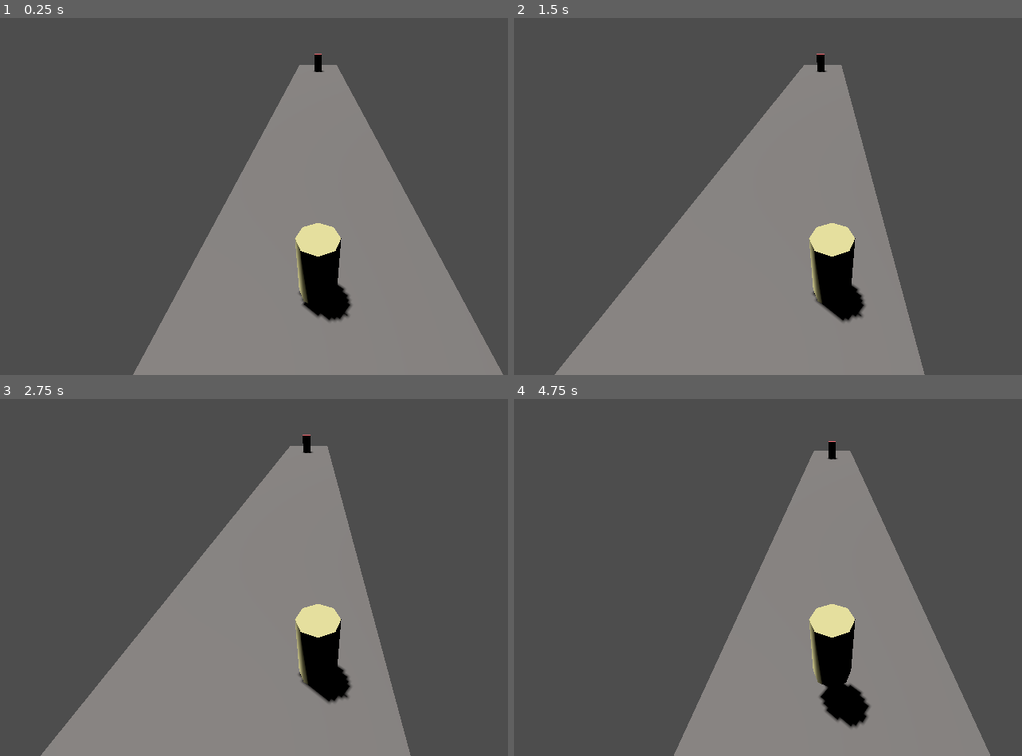
Above: before the commit, frames 1-4 (two rows, left to right).
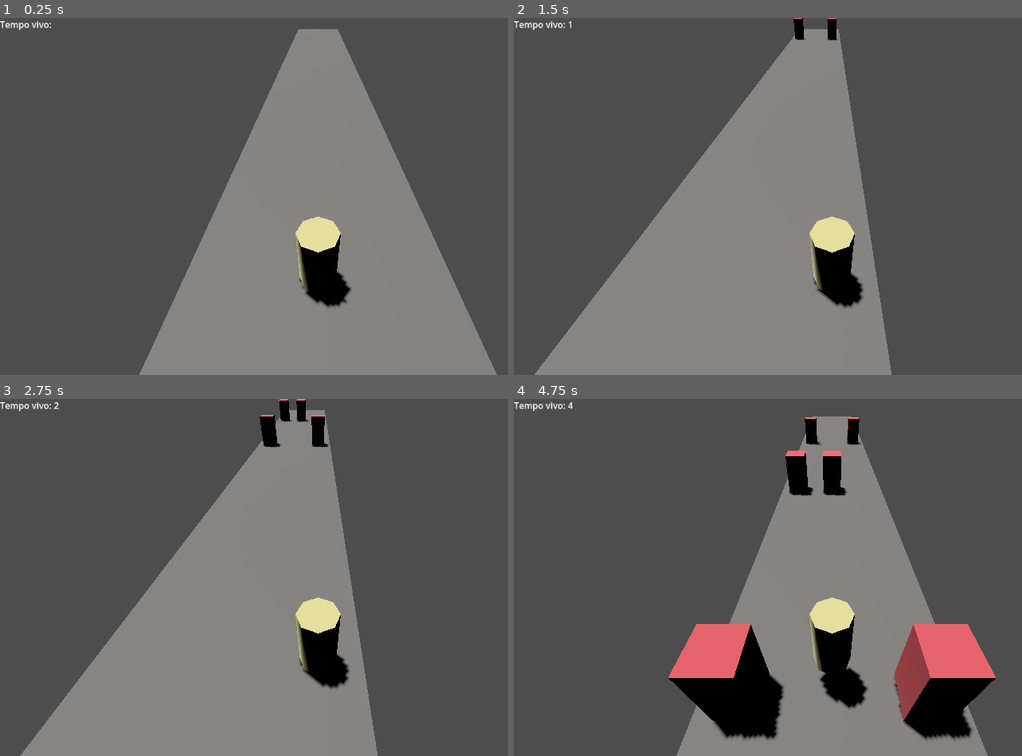
Above: after the commit, the same moments.

Repository: danielh-oliveira/godot_projetos_iniciais
Game: Godot game, scene res://cena/main.tscn
The game is run twice, just before and just after one commit, with the same random seed, the same clock (stepped at 60 frames per second) and the same inputs. Before the commit the project has no main scene; this scene is started directly in both runs.
Inputs:
- Up to frame 1 (0.25 s): no input
- Up to frame 2 (1.5 s): tap Enter (ui_accept) at 0.5, 0.77 s; hold Right (ui_right) 0.53-1.28 s; hold Down (ui_down) from 1.28 s (still down)
- Up to frame 3 (2.75 s): tap Enter (ui_accept) at 1.52 s; release Down (ui_down) at 2.03 s; hold Right (ui_right) from 2.03 s (still down)
- Up to frame 4 (4.75 s): release Right (ui_right) at 2.78 s; hold Up (ui_up) 2.78-3.53 s; tap Enter (ui_accept) at 3.02, 3.77, 4.52 s; hold Left (ui_left) from 3.53 s (still down)

The runs differ from the first frame. In frame 1, 4.7% of the frame differs, in the area x 0-100%, y 0-100%; in frame 2, 9.4%; in frame 3, 9.6%; in frame 4, 15%, in the area x 0-95%, y 0-100%.

Commit message:
falta add moedas
Bug ao encostar no obstáculo baixo

Diff:
--- a/gpt_projeto_2/cena/main.tscn
+++ b/gpt_projeto_2/cena/main.tscn
@@ -1,9 +1,14 @@
-[gd_scene load_steps=3 format=3 uid="uid://buko3u36icg3k"]
+[gd_scene load_steps=7 format=3 uid="uid://buko3u36icg3k"]
 
 [ext_resource type="PackedScene" uid="uid://bxhf63r8m5tpk" path="res://cena/player.tscn" id="1_8xtic"]
+[ext_resource type="Script" uid="uid://csvou5qn3o4a3" path="res://script/main.gd" id="1_mk8v6"]
 [ext_resource type="PackedScene" uid="uid://bmsfet3yqo3p5" path="res://cena/obstaculo.tscn" id="2_3tt73"]
+[ext_resource type="Script" uid="uid://2hsg5mvdukq7" path="res://script/obstaculo_gerente.gd" id="2_7ije6"]
+[ext_resource type="PackedScene" uid="uid://dddw8hq6ru0tp" path="res://cena/obstaculo_baixo.tscn" id="4_y3eto"]
+[ext_resource type="Script" uid="uid://dixd31l4aowuk" path="res://script/tela_gerente.gd" id="5_mk8v6"]
 
 [node name="CenaGerente" type="Node3D"]
+script = ExtResource("1_mk8v6")
 
 [node name="DirectionalLight3D" type="DirectionalLight3D" parent="."]
 transform = Transform3D(-0.623879, 0.759286, -0.185094, 0, 0.236838, 0.971549, 0.781521, 0.60613, -0.147758, 0, 7.5381, 0)
@@ -15,16 +20,41 @@
 [node name="Cenario" type="Node3D" parent="."]
 
 [node name="CSGBox3D" type="CSGBox3D" parent="Cenario"]
-transform = Transform3D(1, 0, 0, 0, 1, 0, 0, 0, 1, 0, 0.275431, -15.653)
+transform = Transform3D(1, 0, 0, 0, 1, 0, 0, 0, 1, 0, -0.283902, -15.653)
 use_collision = true
 size = Vector3(6, 0.5, 50)
 
 [node name="Player" type="Node3D" parent="."]
 
 [node name="CharacterBody3D" parent="Player" instance=ExtResource("1_8xtic")]
-transform = Transform3D(1, 0, 0, 0, 1, 0, 0, 0, 1, 0, 0.59716, 0)
+transform = Transform3D(1, 0, 0, 0, 1, 0, 0, 0, 1, 0, 0.0378265, 0)
 
 [node name="ObstaculoGerente" type="Node3D" parent="."]
+script = ExtResource("2_7ije6")
+Obstaculos = Array[PackedScene]([ExtResource("2_3tt73"), ExtResource("4_y3eto"), ExtResource("2_3tt73")])
 
-[node name="Obstaculo" parent="ObstaculoGerente" instance=ExtResource("2_3tt73")]
-transform = Transform3D(1, 0, 0, 0, 1, 0, 0, 0, 1, 0, 0.539172, -33.0068)
+[node name="spawnObstaculo" type="Timer" parent="ObstaculoGerente"]
+wait_time = 1.2
+autostart = true
+
+[node name="tempoVivo" type="Timer" parent="."]
+autostart = true
+
+[node name="TelaGerente" type="Control" parent="."]
+layout_mode = 3
+anchors_preset = 15
+anchor_right = 1.0
+anchor_bottom = 1.0
+grow_horizontal = 2
+grow_vertical = 2
+script = ExtResource("5_mk8v6")
+
+[node name="TempoVivo" type="Label" parent="TelaGerente"]
+layout_mode = 1
+offset_right = 132.0
+offset_bottom = 44.0
+text = "Tempo vivo: "
+
+[connection signal="aumentou_tempo_vivo" from="." to="TelaGerente" method="_on_cena_gerente_aumentou_tempo_vivo"]
+[connection signal="timeout" from="ObstaculoGerente/spawnObstaculo" to="ObstaculoGerente" method="_on_spawn_obstaculo_timeout"]
+[connection signal="timeout" from="tempoVivo" to="." method="_on_tempo_vivo_timeout"]
--- /dev/null
+++ b/gpt_projeto_2/cena/obstaculo_baixo.tscn
@@ -0,0 +1,22 @@
+[gd_scene load_steps=4 format=3 uid="uid://dddw8hq6ru0tp"]
+
+[ext_resource type="Script" uid="uid://blswbt7m06qb6" path="res://script/obstaculo.gd" id="1_1ahjt"]
+
+[sub_resource type="StandardMaterial3D" id="StandardMaterial3D_bwjy8"]
+albedo_color = Color(0.999999, 0.43882, 0.481606, 1)
+
+[sub_resource type="BoxShape3D" id="BoxShape3D_fdgta"]
+size = Vector3(6.10266, 0.497192, 1)
+
+[node name="Obstaculo" type="StaticBody3D"]
+script = ExtResource("1_1ahjt")
+tipo_do_objeto = 1
+
+[node name="CSGBox3D" type="CSGBox3D" parent="."]
+transform = Transform3D(1, 0, 0, 0, 1, 0, 0, 0, 1, 0.00012207, 0.196565, 0)
+size = Vector3(6.00073, 0.299805, 1)
+material = SubResource("StandardMaterial3D_bwjy8")
+
+[node name="CollisionShape3D" type="CollisionShape3D" parent="."]
+transform = Transform3D(1, 0, 0, 0, 1, 0, 0, 0, 1, 0.00445557, 0.320458, 0)
+shape = SubResource("BoxShape3D_fdgta")
--- a/gpt_projeto_2/cena/player.tscn
+++ b/gpt_projeto_2/cena/player.tscn
@@ -23,4 +23,4 @@
 shape = SubResource("CapsuleShape3D_c44ox")
 
 [node name="Camera3D" type="Camera3D" parent="."]
-transform = Transform3D(1, 0, 0, 0, 0.813801, 0.581143, 0, -0.581143, 0.813801, 0, 4.47419, 2.85896)
+transform = Transform3D(1, 0, 0, 0, 0.742339, 0.670025, 0, -0.670025, 0.742339, 0, 4.76819, 2.60983)
--- a/gpt_projeto_2/project.godot
+++ b/gpt_projeto_2/project.godot
@@ -11,6 +11,7 @@
 [application]
 
 config/name="gpt_projeto_2"
+run/main_scene="uid://buko3u36icg3k"
 config/features=PackedStringArray("4.4", "Mobile")
 config/icon="res://icon.svg"
 
@@ -18,6 +19,10 @@
 
 pointing/emulate_touch_from_mouse=true
 
+[physics]
+
+3d/default_gravity=12.0
+
 [rendering]
 
 renderer/rendering_method="mobile"
--- /dev/null
+++ b/gpt_projeto_2/script/main.gd
@@ -0,0 +1,17 @@
+extends Node3D
+
+var tempo_vivo := 0
+signal  aumentou_tempo_vivo(tempo : int)
+# Called when the node enters the scene tree for the first time.
+func _ready() -> void:
+	pass # Replace with function body.
+
+
+# Called every frame. 'delta' is the elapsed time since the previous frame.
+func _process(delta: float) -> void:
+	pass
+
+
+func _on_tempo_vivo_timeout() -> void:
+	tempo_vivo += 1
+	aumentou_tempo_vivo.emit(tempo_vivo)
--- a/gpt_projeto_2/script/obstaculo.gd
+++ b/gpt_projeto_2/script/obstaculo.gd
@@ -1,12 +1,20 @@
 extends StaticBody3D
 
-const SPEED = 5.0
-const JUMP_VELOCITY = 4.5
+class_name Obstaculo
 
-# Called when the node enters the scene tree for the first time.
-func _ready() -> void:
-	pass # Replace with function body.
+enum tipo {NORMAL, BAIXO}
+@export var tipo_do_objeto : tipo = tipo.NORMAL
 
+const SPEED = 10.0
+
+## Called when the node enters the scene tree for the first time.
+#func _ready() -> void:
+	#pass # Replace with function body.
+
+func _process(delta: float) -> void:
+	if position.z > 10:
+		queue_free()
 
 func _physics_process(delta: float) -> void:
+	position.z += SPEED * delta
 	pass
--- /dev/null
+++ b/gpt_projeto_2/script/obstaculo_gerente.gd
@@ -0,0 +1,33 @@
+extends Node3D
+
+const distancia_spawn := -35.0
+@export var Obstaculos : Array[PackedScene] = []
+const posicoes_linha := [2.0, 0.0, -2.0]
+
+## Called when the node enters the scene tree for the first time.
+#func _ready() -> void:
+	#pass # Replace with function body.
+#
+#
+## Called every frame. 'delta' is the elapsed time since the previous frame.
+#func _process(delta: float) -> void:
+	#pass
+
+
+func _on_spawn_obstaculo_timeout() -> void:
+	randomize()
+	var obstaculo = Obstaculos[randi() % Obstaculos.size()]
+	var helperObjtaculo = obstaculo.instantiate();
+	if helperObjtaculo.tipo_do_objeto == Obstaculo.tipo.BAIXO:
+		var obstaculo_instanciado = obstaculo.instantiate()
+		add_child(obstaculo_instanciado)
+		obstaculo_instanciado.position = Vector3(0 , 0, distancia_spawn)
+	else:
+		var linha_livre = randi() % 3
+		for i in range(3):
+			if i != linha_livre:
+				var obstaculo_instanciado = obstaculo.instantiate()
+				add_child(obstaculo_instanciado)
+				obstaculo_instanciado.position = Vector3(posicoes_linha[i] , 0, distancia_spawn)
+
+	#helperObjtaculo.queue_free()
--- a/gpt_projeto_2/script/player.gd
+++ b/gpt_projeto_2/script/player.gd
@@ -1,14 +1,16 @@
 extends CharacterBody3D
 
 
-const SPEED = 5.0
+const SPEED := 8.0
 const JUMP_VELOCITY = 4.5
 
-enum linhas {ESQUERDA, MEIO, DIREITA}
+enum linha {ESQUERDA = -2, MEIO = 0, DIREITA = 2}
 
-var linha_atual = linhas.MEIO
+var linha_atual = linha.MEIO
+var linha_desejada := 0.0
 
 func _physics_process(delta: float) -> void:
+	print(position.z) #quando toco no obstaculo baixo e pulo o player começa a ficar com a posição z negativa
 	# Add the gravity.
 	if not is_on_floor():
 		velocity += get_gravity() * delta
@@ -17,27 +19,17 @@
 	if Input.is_action_just_pressed("ui_accept") and is_on_floor():
 		velocity.y = JUMP_VELOCITY
 
+	linha_atual = position.x
+
 	if Input.is_action_just_pressed("ui_left"):
-		if position.x > -1.5:
-			position.x -= 1.5
-			pass
+		if linha_desejada != linha.ESQUERDA:
+			linha_desejada -= 2.0;
 
 	if Input.is_action_just_pressed("ui_right"):
-		if position.x < 1.5:
-			position.x += 1.5
-			pass
+		if linha_desejada != linha.DIREITA:
+			linha_desejada += 2.0;
+
+	position.x = lerp(position.x, linha_desejada, SPEED * delta)
 
 
-
-	## Get the input direction and handle the movement/deceleration.
-	## As good practice, you should replace UI actions with custom gameplay actions.
-	#var input_dir := Input.get_vector("ui_left", "ui_right", "ui_up", "ui_down")
-	#var direction := (transform.basis * Vector3(input_dir.x, 0, input_dir.y)).normalized()
-	#if direction:
-		#velocity.x = direction.x * SPEED
-		#velocity.z = direction.z * SPEED
-	#else:
-		#velocity.x = move_toward(velocity.x, 0, SPEED)
-		#velocity.z = move_toward(velocity.z, 0, SPEED)
-
 	move_and_slide()
--- /dev/null
+++ b/gpt_projeto_2/script/tela_gerente.gd
@@ -0,0 +1,17 @@
+extends Control
+
+@onready var tempo_vivo: Label = $TempoVivo
+
+# Called when the node enters the scene tree for the first time.
+func _ready() -> void:
+	pass # Replace with function body.
+
+
+# Called every frame. 'delta' is the elapsed time since the previous frame.
+func _process(delta: float) -> void:
+	pass
+
+
+func _on_cena_gerente_aumentou_tempo_vivo(tempo: int) -> void:
+	tempo_vivo.text = "Tempo vivo: " + str(tempo)
+	pass # Replace with function body.
Not shown, added: gpt_projeto_2/script/main.gd.uid
Not shown, added: gpt_projeto_2/script/obstaculo_gerente.gd.uid
Not shown, added: gpt_projeto_2/script/tela_gerente.gd.uid
